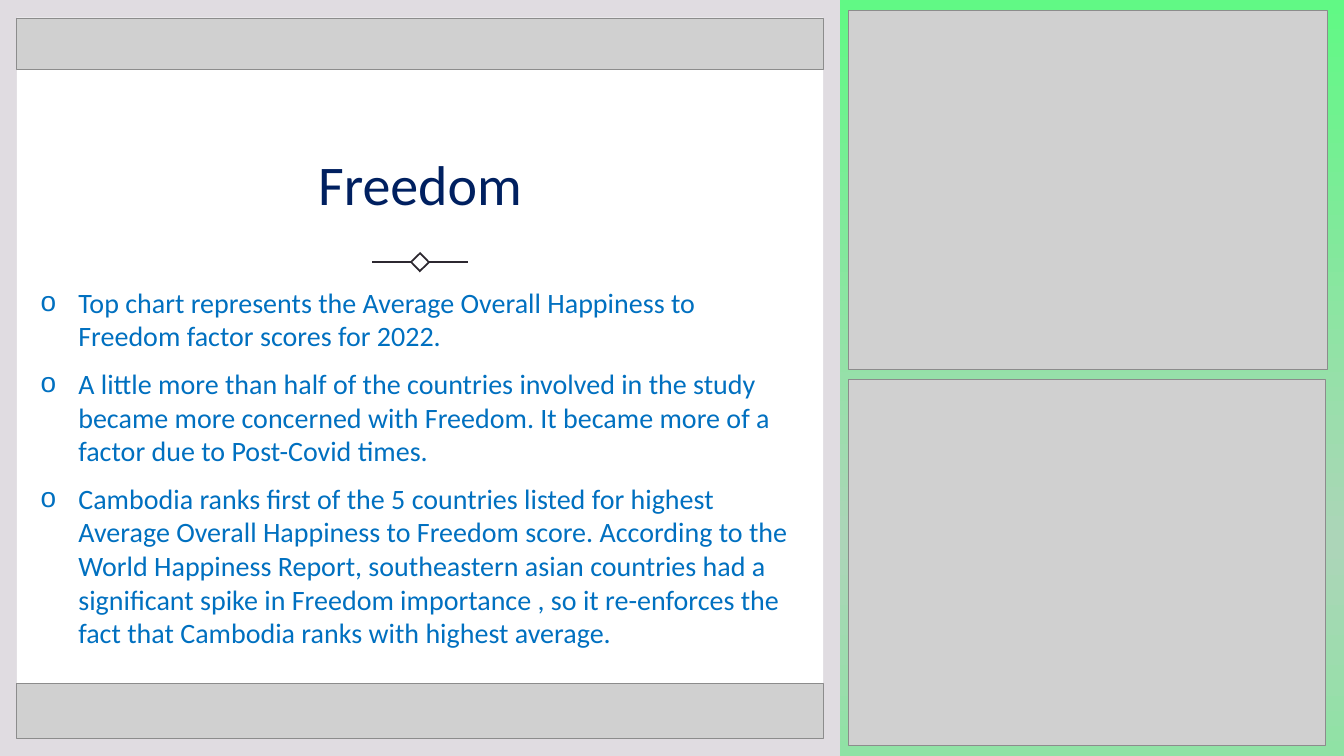
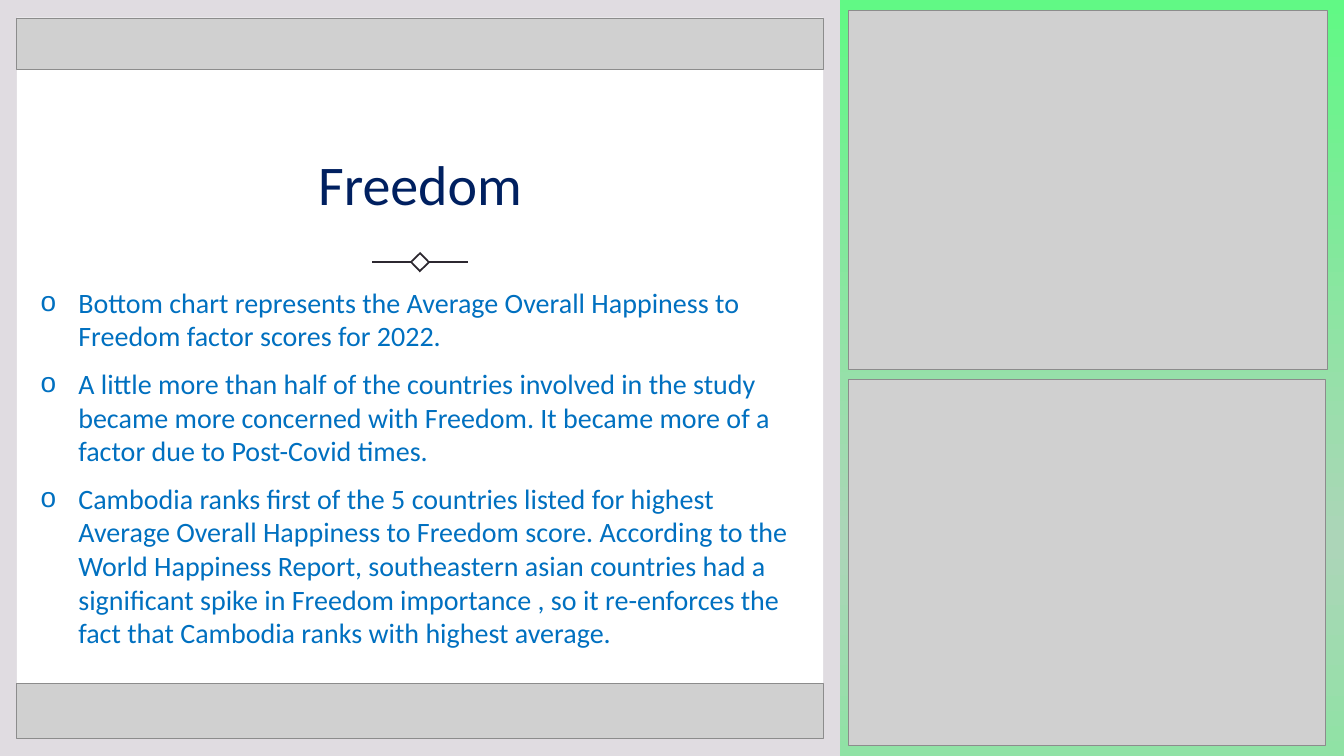
Before and after one commit to tvaughn905/Project-1, a slide deck: slide 6 of HappinessRetirementConundrum.pptx. Drawn at 1344x756 pixels with LibreOffice and Linux fonts; fonts in the diff are those of the drawing; grey boxes stand for pictures. Boxes give left, top, right and bottom in pixels: in the first picture for what was removed or moved away, otherwise in the second. Text is boxed around its words. In the diff, an @@ line names an element or a change of style, - is before the commit and + after.

```diff
--- a/HappinessRetirementConundrum.pptx
+++ b/HappinessRetirementConundrum.pptx
@@ text at (x1=78, y1=293, x2=739, y2=347): text changed @@
-o Top chart represents the Average Overall Happiness to Freedom factor scores for 2022.
+o Bottom chart represents the Average Overall Happiness to Freedom factor scores for 2022.
```
Also in this commit, not shown: 3 other slides changed.
